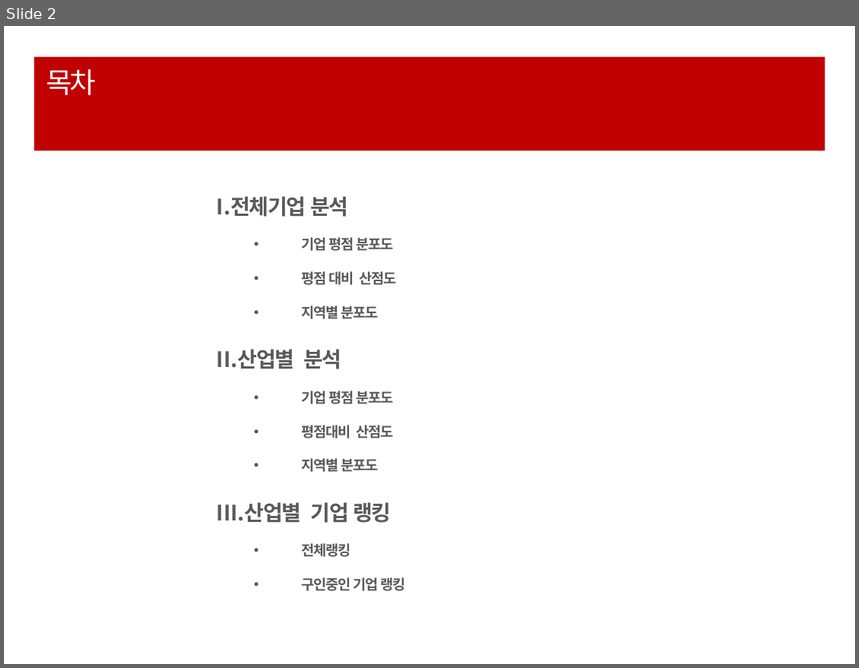
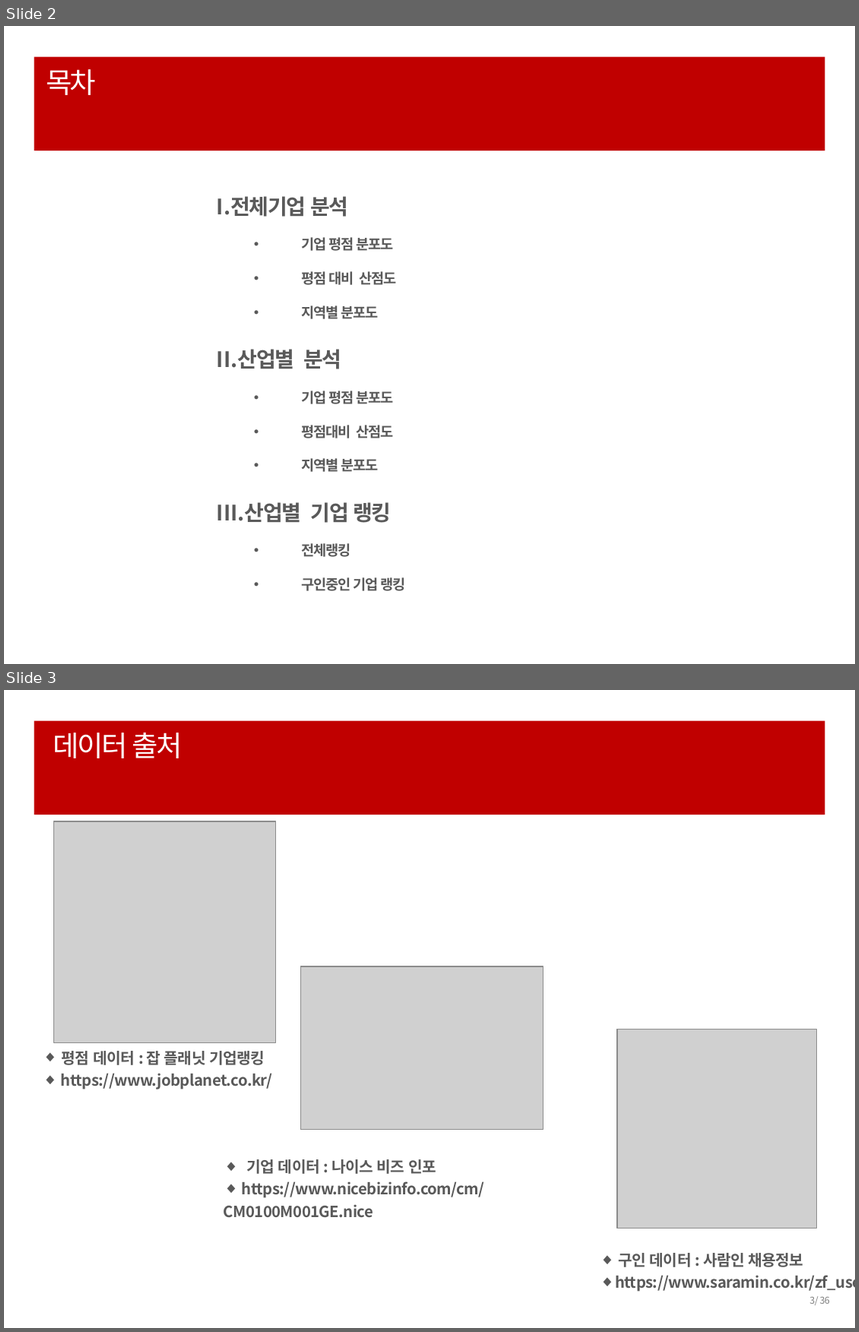
Before and after one commit to ParkHwan/R-studio, a slide deck: project/최종 발표자료.pptx. Shown one above the other, each under a label of ours: slide 2 before the commit, slides 2 and 3 after it. The pictures are 859x668 and 859x1332 pixels, drawn with LibreOffice and Linux fonts; fonts in the diff are those of the drawing; grey boxes stand for pictures. Boxes give left, top, right and bottom in pixels: in the first picture for what was removed or moved away, otherwise in the second. Text is boxed around its words. In the diff, an @@ line names an element or a change of style, - is before the commit and + after.

```diff
--- a/project/최종 발표자료.pptx
+++ b/project/최종 발표자료.pptx
@@ slide 3 added at (4, 690, 855, 1328), background #FFFFFF @@
@@ rectangle added at (34, 720, 825, 815), fill #C00000 @@
@@ title added at (53, 733, 183, 758), 24 pt, text #FFFFFF @@
+데이터 출처
@@ picture added at (53, 822, 275, 1043) @@
@@ picture added at (300, 967, 543, 1130) @@
@@ picture added at (617, 1030, 816, 1229) @@
@@ text added at (61, 1051, 273, 1090), 13 pt, text #595959, bold @@
+◆ 평점 데이터 : 잡 플래닛 기업랭킹
+◆ https://www.jobplanet.co.kr/
@@ text added at (224, 1160, 485, 1218), 13 pt, text #595959, bold @@
+◆ 기업 데이터 : 나이스 비즈 인포
+◆ https://www.nicebizinfo.com/cm/CM0100M001GE.nice
@@ text added at (615, 1253, 855, 1292), 13 pt, text #595959, bold @@
+◆ 구인 데이터 : 사람인 채용정보
+◆ https://www.saramin.co.kr/zf_user/
@@ page number added at (810, 1296, 830, 1306), 8 pt, text #808080 @@
+3/ 36
```
Also in this commit, not shown: 32 other slides changed, 1 other slide added.
